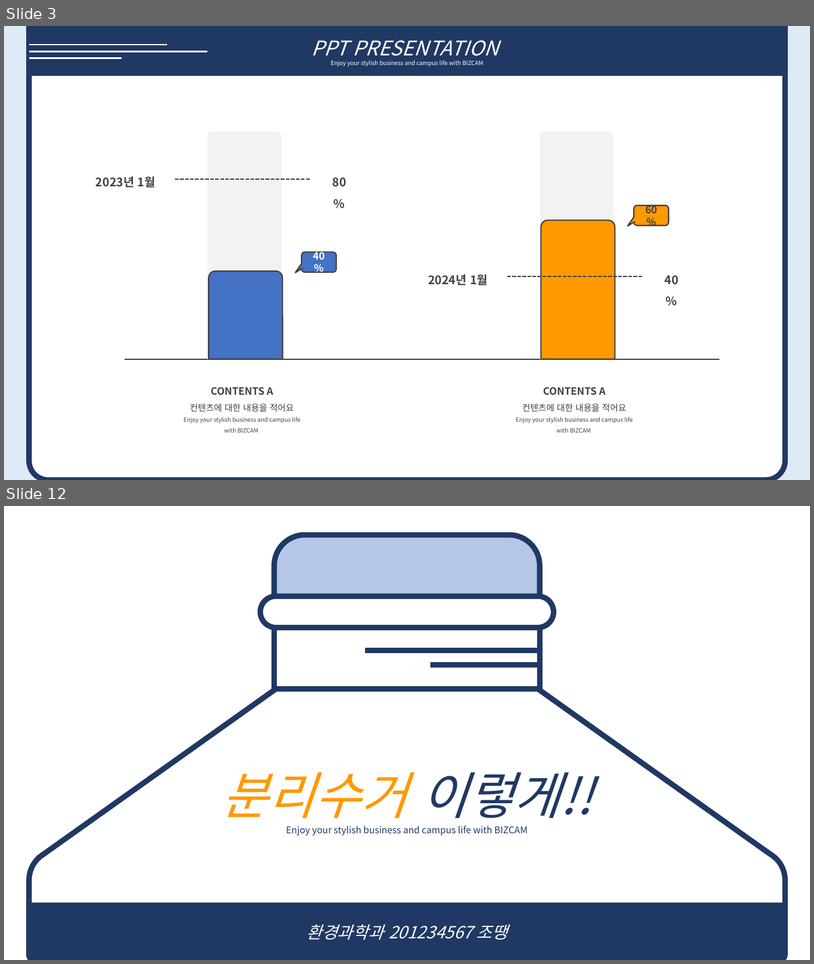
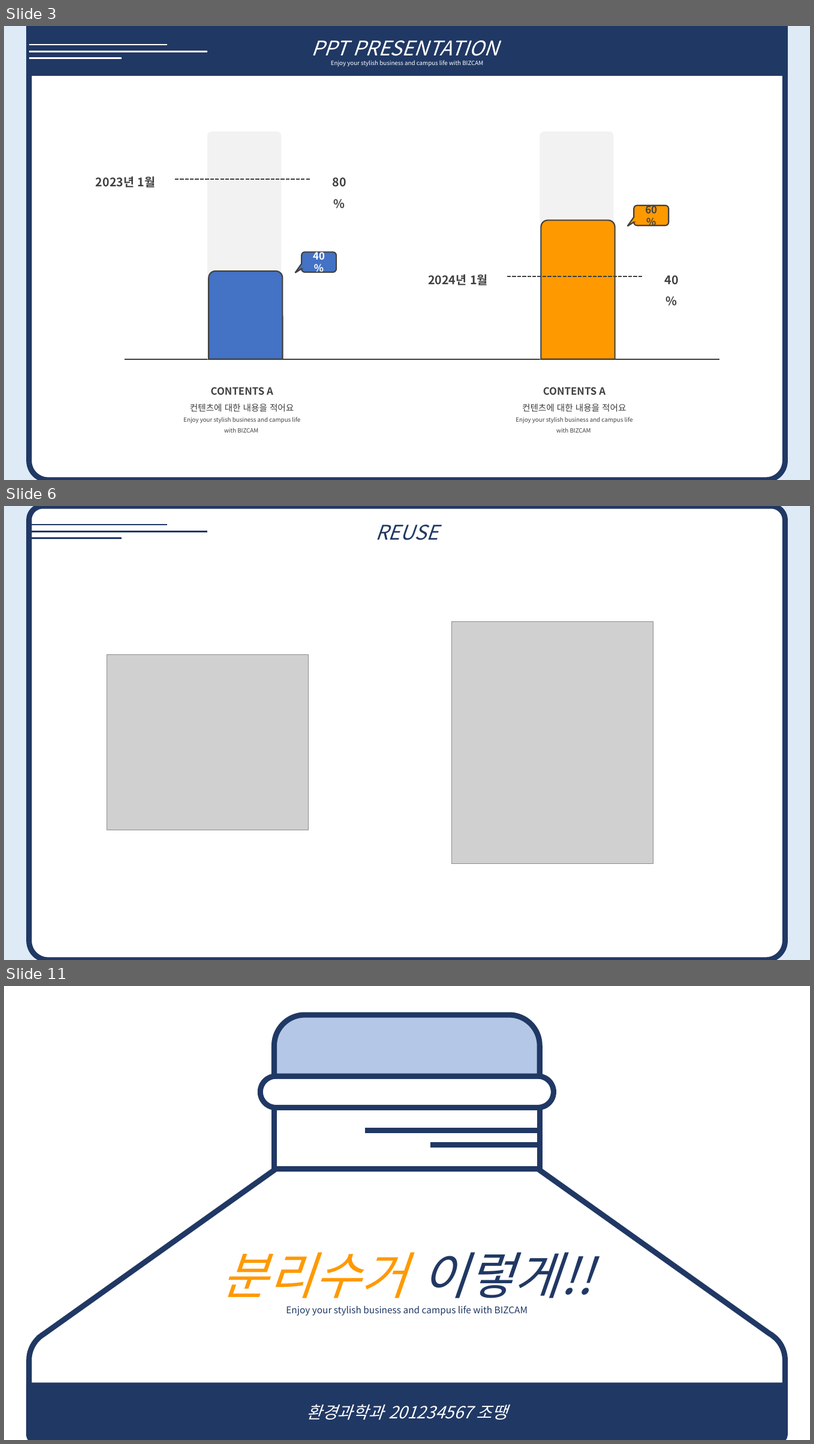
Before and after one commit to lth0813/Sprint2, a slide deck: reuse ppt.pptx. Shown one above the other, each under a label of ours: slides 3 and 12 before the commit, slides 3, 6 and 11 after it; the slides between them are not shown. The pictures are 814x964 and 814x1444 pixels, drawn with LibreOffice and Linux fonts; fonts in the diff are those of the drawing; grey boxes stand for pictures. Boxes give left, top, right and bottom in pixels: in the first picture for what was removed or moved away, otherwise in the second. Text is boxed around its words. In the diff, an @@ line names an element or a change of style, - is before the commit and + after.

```diff
--- a/reuse ppt.pptx
+++ b/reuse ppt.pptx
@@ slide 6 added at <box>4,506,810,960</box>, background #DEEBF7 @@
@@ round same rect added at <box>29,506,786,960</box>, fill #FFFFFF, outline #203864 6.5 pt, 24 pt, text #203864, italic @@
+REUSE
@@ line added from (29, 525) to (167, 525), #203864 1.75 pt @@
@@ line added from (29, 531) to (207, 531), #203864 1.75 pt @@
@@ line added from (29, 538) to (122, 538), #203864 1.75 pt @@
@@ picture added at <box>452,622,654,864</box> @@
@@ picture added at <box>107,655,308,830</box> @@
@@ what was slide 12 is now slide 11 @@
```
Also in this commit, not shown: 3 slides changed, 3 other slides added, 5 slides removed.
